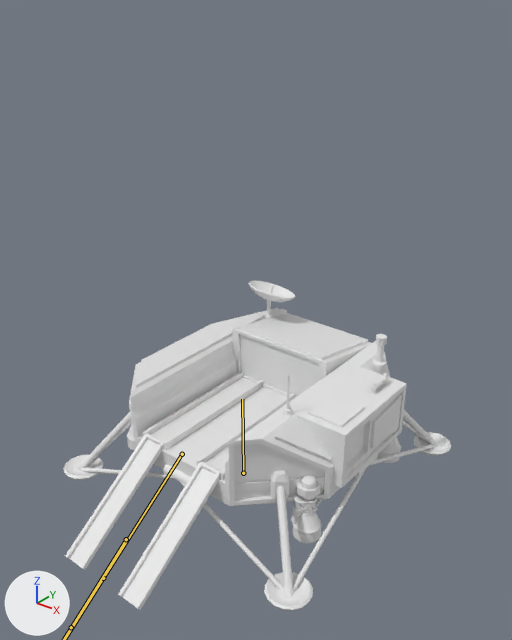
The FBX model Assets/Graphics/Animations/Lander/LanderSequenceAsset.fbx: old version first, new version second.
Rendered twice from a 50 mm lens placed at (1.002, -1.199, 1.22), pointed at (0.051, -0.01, 0.482). Lighting does not change. The marker at lower left points along +X, +Y and +Z. Both versions are drawn at frame 349 of the action 'LanderRig|LandingSequence'; the numbers are the values there. The bones that bend it are drawn over the model as lines.

Objects in the first picture: 'LanderAnimated'.
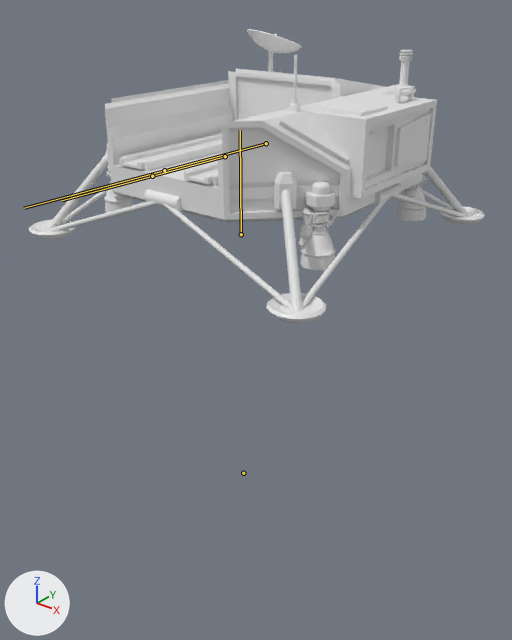
Changed parts and their boxes (x1, y1, x2, y2) in the pictures (512 x 640 px):
```json
{"object": "LanderAnimated", "change": "posed", "before": [64, 280, 451, 611], "after": [29, 29, 485, 323], "on screen": "18% wider, 11% shorter"}
{"bone": "Lander", "before": "(243, 473) to (242, 399)", "after": "(241, 234) to (240, 130)"}
{"bone": "Tracks", "before": "(182, 454) to (103, 578)", "after": "(266, 143) to (164, 170)"}
```

Edits to the scene script, one JSON object a line:
```json
{"block": "bone_lander", "where": "bone_lander = bpy.data.objects['LanderRig'].pose.bones['Lander']  # child of 'Root'"}
{"op": "set", "path": "bone_lander.location", "old": "(0.0, 0.0, 0.0)", "new": "(0.0, 1.363, 0.0)"}
{"block": "bone_tracks", "where": "bone_tracks = bpy.data.objects['LanderRig'].pose.bones['Tracks']  # child of 'Lander'"}
{"op": "set", "path": "bone_tracks.location", "old": "(0.0, 0.637, 0.0)", "new": "(0.0, 0.0, 0.0)"}
{"op": "set", "path": "bone_tracks.rotation_quaternion", "old": "(0.953, 0.304, 0.0, 0.0)", "new": "(1.0, -0.001, 0.0, 0.0)", "note": "degrees (35, 0, 0) -> degrees (0, 0, 0)"}
```
